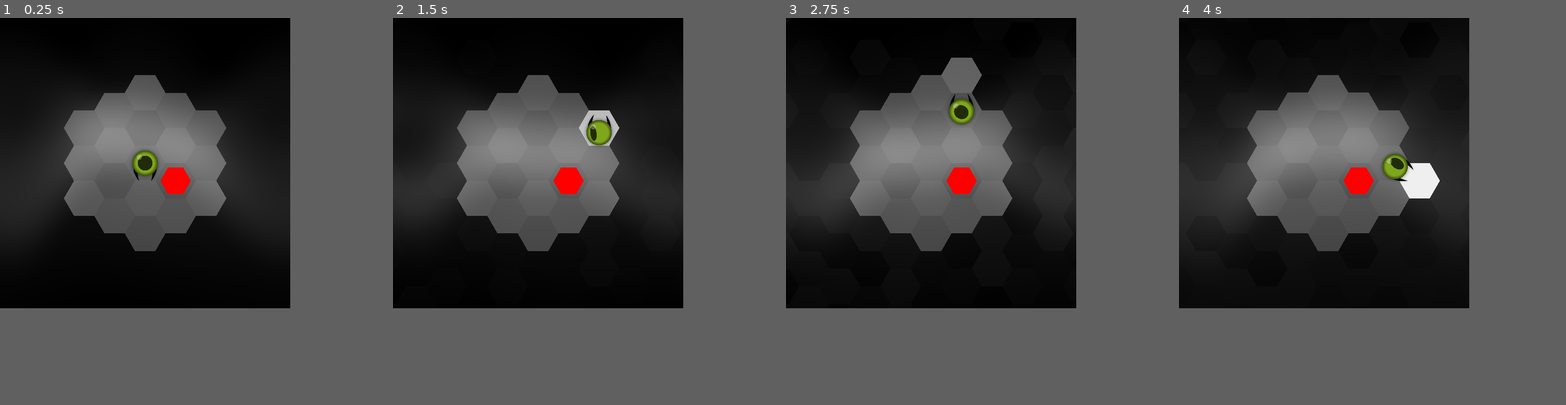
Above: before the commit, frames 1-4 (left to right).
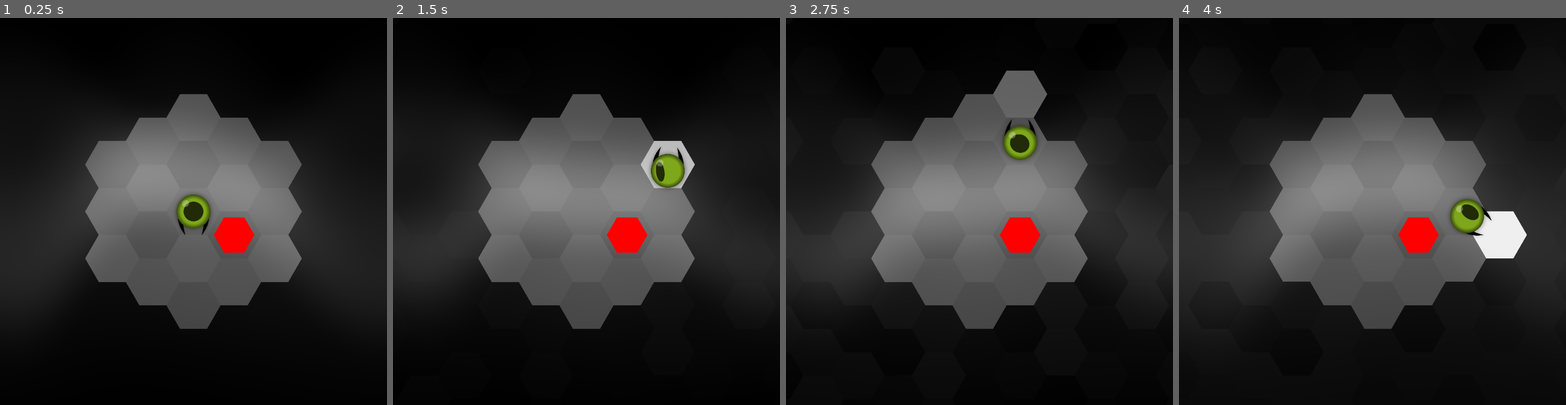
Above: after the commit, the same moments.

Repository: redpebble/sneksagon
Game: Godot game, scene res://scenes/map.tscn
Same seed, same stepped clock (60 frames per second), same inputs: the game is played once before the commit and once after it. Sound files missing from this copy of the repository are replaced by a short silence.
Inputs (mouse positions are in pixels of both pictures, inside the frame that each line leads up to):
- Up to frame 1 (0.25 s): no input
- Up to frame 2 (1.5 s): tap Enter at 0.5 s; move the mouse to (601, 149) at 0.52 s; press the mouse at (601, 149) at 0.53 s; hold D (down_right) 0.53-1.28 s; move the mouse to (478, 176) at 1.27 s; release the mouse at (478, 176) at 1.28 s; hold S (down) from 1.28 s (still down); click (478, 176) at 1.35 s
- Up to frame 3 (2.75 s): move the mouse to (960, 99) at 2.02 s; release S (down) at 2.03 s; press the mouse at (960, 99) at 2.03 s; hold D (down_right) from 2.03 s (still down)
- Up to frame 4 (4 s): move the mouse to (1310, 219) at 2.77 s; release D (down_right) at 2.78 s; release the mouse at (1310, 219) at 2.78 s; hold W (up) 2.78-3.53 s; click (1310, 219) at 2.85 s; move the mouse to (1411, 207) at 3.52 s; press the mouse at (1411, 207) at 3.53 s; hold A (down_left) from 3.53 s (still down)
In our replay, the window is 600x600 before the commit and 800x800 after it. These sizes can differ from the game's own. Grey fills any space a smaller window leaves; there, only what the larger window draws over its background counts as a difference.

The runs differ from the first frame. In frame 1, 32% of the frame differs, in the area x 0-100%, y 14-81%; in frame 2, 34%; in frame 3, 38%, in the area x 0-100%, y 10-81%; in frame 4, 35%.

Commit message:
Fixed map gen bug -- was dependent on window, not viewport size

Diff:
--- a/icon.svg
+++ /dev/null
@@ -1 +0,0 @@
-<svg xmlns="http://www.w3.org/2000/svg" width="128" height="128"><rect width="124" height="124" x="2" y="2" fill="#363d52" stroke="#212532" stroke-width="4" rx="14"/><g fill="#fff" transform="translate(12.322 12.322)scale(.101)"><path d="M105 673v33q407 354 814 0v-33z"/><path fill="#478cbf" d="m105 673 152 14q12 1 15 14l4 67 132 10 8-61q2-11 15-15h162q13 4 15 15l8 61 132-10 4-67q3-13 15-14l152-14V427q30-39 56-81-35-59-83-108-43 20-82 47-40-37-88-64 7-51 8-102-59-28-123-42-26 43-46 89-49-7-98 0-20-46-46-89-64 14-123 42 1 51 8 102-48 27-88 64-39-27-82-47-48 49-83 108 26 42 56 81zm0 33v39c0 276 813 276 814 0v-39l-134 12-5 69q-2 10-14 13l-162 11q-12 0-16-11l-10-65H446l-10 65q-4 11-16 11l-162-11q-12-3-14-13l-5-69z"/><path d="M483 600c0 34 58 34 58 0v-86c0-34-58-34-58 0z"/><circle cx="725" cy="526" r="90"/><circle cx="299" cy="526" r="90"/></g><g fill="#414042" transform="translate(12.322 12.322)scale(.101)"><circle cx="307" cy="532" r="60"/><circle cx="717" cy="532" r="60"/></g></svg>
--- a/project.godot
+++ b/project.godot
@@ -14,7 +14,7 @@
 config/tags=PackedStringArray("collab", "jasper")
 run/main_scene="uid://diuykrg1nilh"
 config/features=PackedStringArray("4.4", "GL Compatibility")
-config/icon="res://icon.svg"
+config/icon="uid://po2vp1e047bt"
 
 [autoload]
 
@@ -26,6 +26,8 @@
 
 window/size/viewport_width=600
 window/size/viewport_height=600
+window/size/window_width_override=1280
+window/size/window_height_override=1280
 window/stretch/mode="canvas_items"
 
 [input]
--- a/scenes/map.gd
+++ b/scenes/map.gd
@@ -16,10 +16,11 @@
 	MapManager.begin_background_pulse()
 
 func populate_grid():
-	var playfield : Vector2 = get_window().size * 0.6
+	var viewport_size : Vector2 = get_viewport_rect().size
+	var playfield : Vector2 = viewport_size * 0.6
 	var cols : int = floori(playfield.x / MapManager.get_hex_width() / MapManager.HEX_COL_RATIO)
 	var rows : int = floori(playfield.y / MapManager.get_hex_width() / MapManager.HEX_ROW_RATIO)
-	var window_center : Vector2 = get_window().size * 0.5
+	var window_center : Vector2 = viewport_size * 0.5
 	var map_dimensions := Vector2i(cols, rows)
 	var map_size = (Vector2(map_dimensions) - Vector2(1.0, 0.5)) * Vector2(0.75, 0.866) * MapManager.get_hex_width()
 	MapManager.grid_map_origin = window_center - (map_size * 0.5)
@@ -35,9 +36,9 @@
 
 func generate_grid(side_length : int):
 	var long_diagonal : int = (2 * side_length) - 1
-	var window_size : Vector2 = get_window().size
-	var playfield = window_size * 0.6
-	MapManager.grid_map_origin = window_size * 0.5
+	var viewport_size : Vector2 = get_viewport_rect().size
+	var playfield = viewport_size * 0.6
+	MapManager.grid_map_origin = viewport_size * 0.5
 	MapManager.hex_scale = playfield.x / long_diagonal * 0.59 # magic number to fix scale
 
 	var grid_center_offset = Vector2(-side_length + 1, side_length - 1)
@@ -60,10 +61,10 @@
 
 func populate_screen_remainder():
 	var grid := MapManager.valid_coords.keys()
-	var screen_size : Vector2 = get_window().size
+	var viewport_size : Vector2 = get_viewport_rect().size
 	var edge_coverage = 2
-	var cols : int = edge_coverage + floori(screen_size.x / MapManager.get_hex_width() / MapManager.HEX_COL_RATIO)
-	var rows : int = edge_coverage + floori(screen_size.y / MapManager.get_hex_width() / MapManager.HEX_ROW_RATIO)
+	var cols : int = edge_coverage + floori(viewport_size.x / MapManager.get_hex_width() / MapManager.HEX_COL_RATIO)
+	var rows : int = edge_coverage + floori(viewport_size.y / MapManager.get_hex_width() / MapManager.HEX_ROW_RATIO)
 	var origin_offset = floor(Vector2i(cols, floori(rows / 2.0)) / 2.0)
 
 	for i in cols:
Binary file added: icon.png
Not shown, removed: icon.svg.import
Not shown: 1 places in scenes/hex/hex.tscn that only renumber resources
Not shown: 1 places in scenes/snake.tscn that only renumber resources
